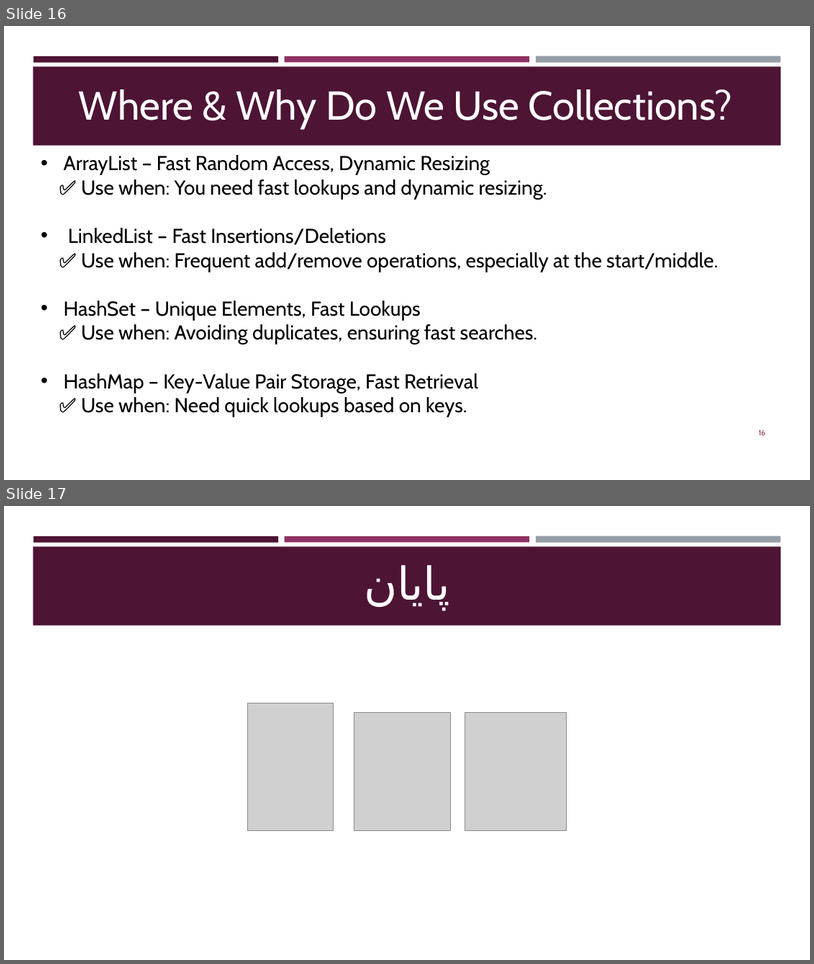
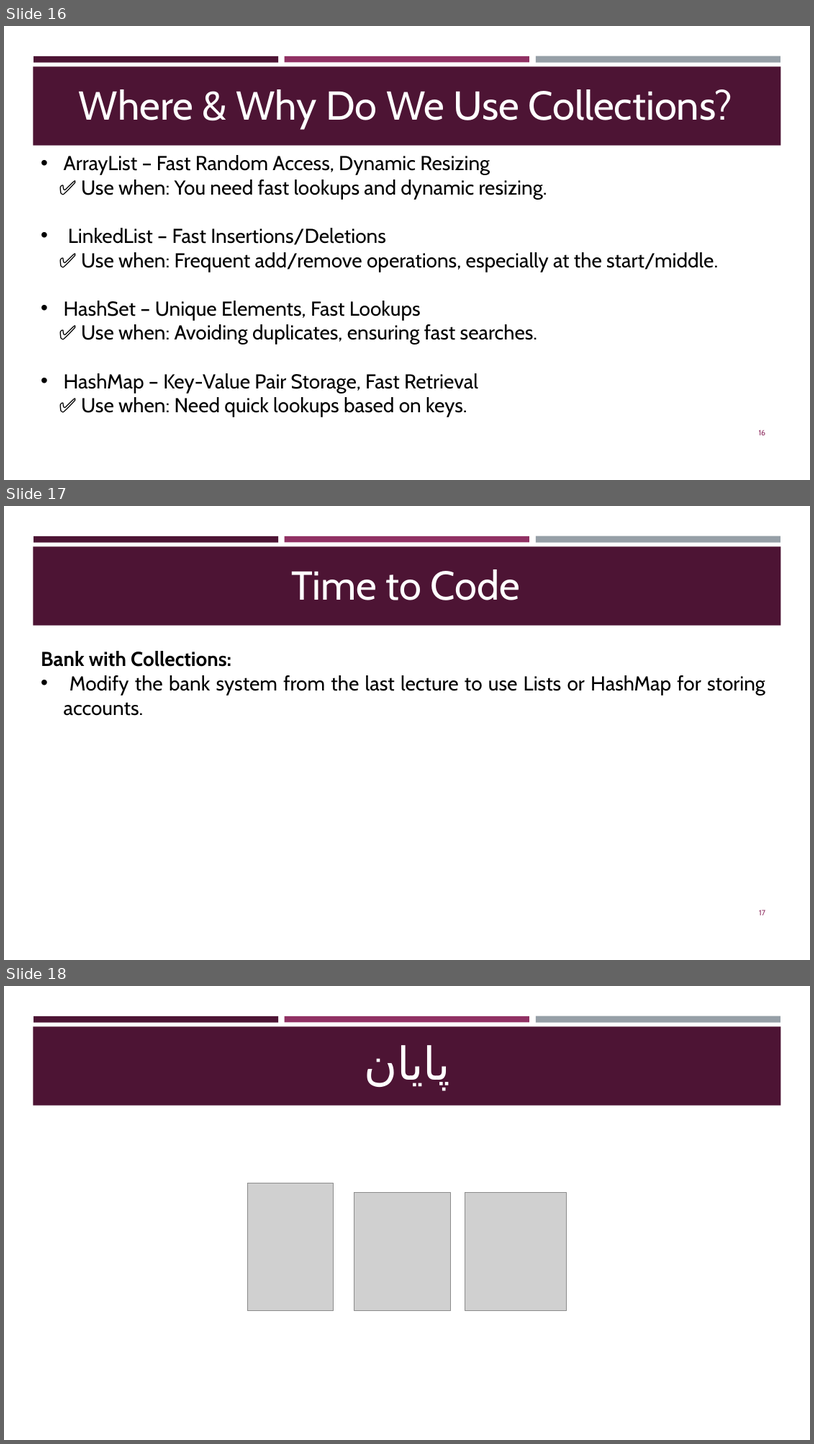
Before and after one commit to AUT-Programming/Java-Programming, a slide deck: Slides/ch3_Collections.pptx. Shown one above the other, each under a label of ours: slides 16 and 17 before the commit, slides 16, 17 and 18 after it. The pictures are 814x964 and 814x1444 pixels, drawn with LibreOffice and Linux fonts; fonts in the diff are those of the drawing; grey boxes stand for pictures. Boxes give left, top, right and bottom in pixels: in the first picture for what was removed or moved away, otherwise in the second. Text is boxed around its words. In the diff, an @@ line names an element or a change of style, - is before the commit and + after.

Commit message:
added time to code for collections

```diff
--- a/Slides/ch3_Collections.pptx
+++ b/Slides/ch3_Collections.pptx
@@ slide 17 added at box(4, 506, 810, 960), background #FFFFFF; not listed: 4 template elements that a slide beside it also shows @@
@@ text added at box(291, 569, 520, 600), 48 pt, text #FFFFFF @@
+Time to Code
@@ text added at box(41, 651, 766, 716), 24 pt, text #000000 @@
+Bank with Collections:
+• Modify the bank system from the last lecture to use Lists or HashMap for storing accounts.
@@ page number added at box(759, 909, 766, 915), 9 pt, text #903163 @@
+17
@@ what was slide 17 is now slide 18 @@
```
Also in this commit, not shown: 3 other files.
